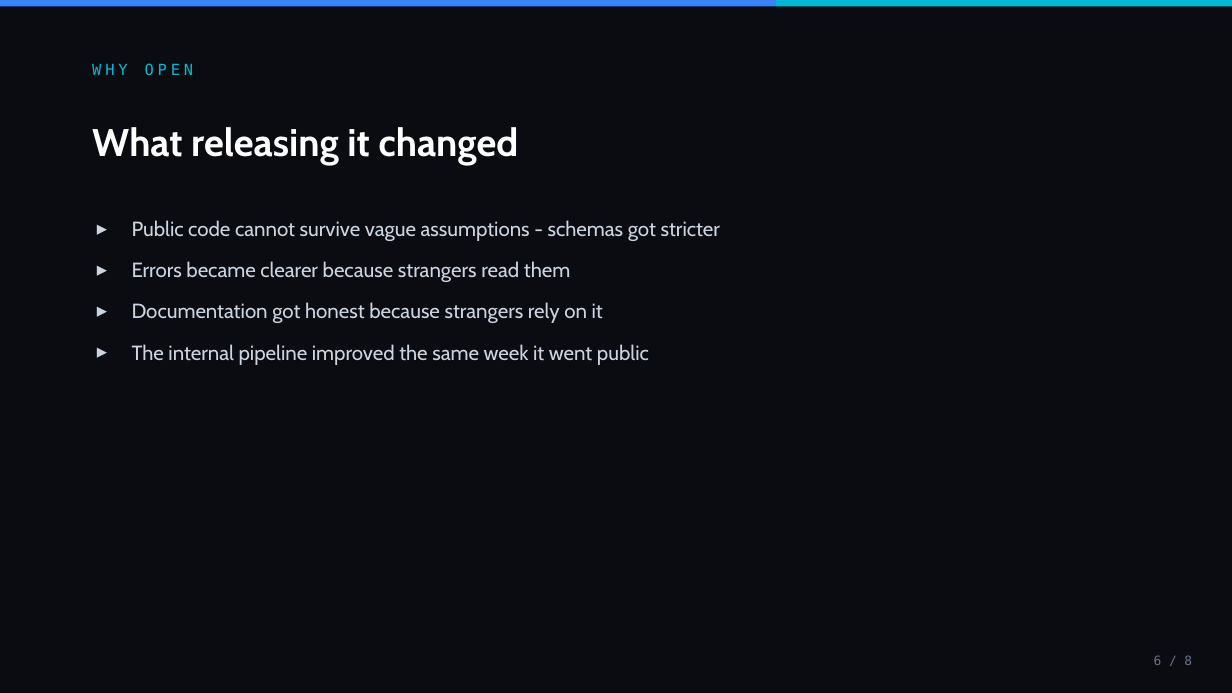
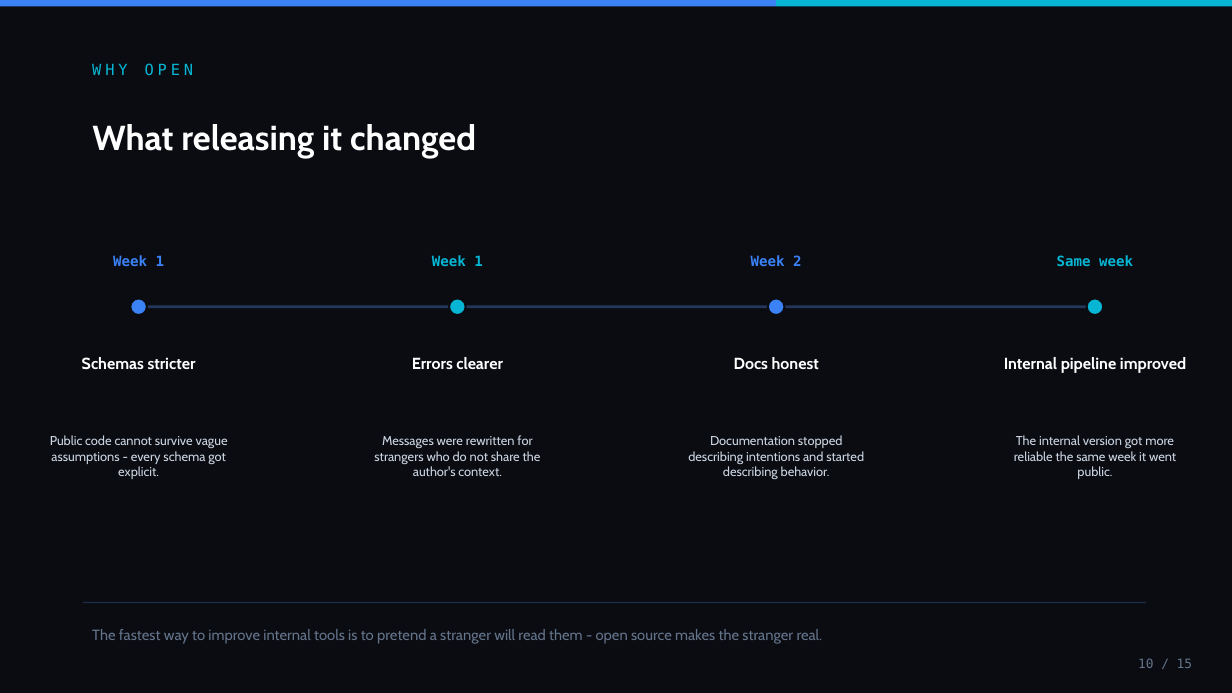
Before and after one commit to rezalianvatiady/rezalianvatiady.github.io, a slide deck: slide 10 of decks/odis.pptx (slide 6 before the commit). Drawn at 1232x693 pixels with LibreOffice and Linux fonts; fonts in the diff are those of the drawing. Boxes give left, top, right and bottom in pixels: in the first picture for what was removed or moved away, otherwise in the second. Text is boxed around its words. In the diff, an @@ line names an element or a change of style, - is before the commit and + after.

```diff
--- a/decks/odis.pptx
+++ b/decks/odis.pptx
@@ text "What releasing it changed" at [92,124,476,158]: size 30 to 27 pt @@
@@ text removed at [132,220,720,365] @@
-▸ Public code cannot survive vague assumptions - schemas got stricter
-▸ Errors became clearer because strangers read them
-▸ Documentation got honest because strangers rely on it
-▸ The internal pipeline improved the same week it went public
@@ text added at [113,255,164,267], 11 pt, text #3B82F6, bold @@
+Week 1
@@ text added at [432,255,482,266], 11 pt, text #06B6D4, bold @@
+Week 1
@@ text added at [751,255,801,267], 11 pt, text #3B82F6, bold @@
+Week 2
@@ text added at [1057,255,1133,266], 11 pt, text #06B6D4, bold @@
+Same week
@@ ellipse added at [130,299,147,315], fill #3B82F6, outline #0A0C12 1.5 pt @@
@@ ellipse added at [449,299,466,315], fill #06B6D4, outline #0A0C12 1.5 pt @@
@@ ellipse added at [768,299,785,315], fill #3B82F6, outline #0A0C12 1.5 pt @@
@@ ellipse added at [1087,299,1104,315], fill #06B6D4, outline #0A0C12 1.5 pt @@
@@ line added from (139, 307) to (1095, 307), #24365A 2 pt @@
@@ text added at [82,357,196,370], 12.5 pt, text #FFFFFF, bold @@
+Schemas stricter
@@ text added at [412,357,503,369], 12.5 pt, text #FFFFFF, bold @@
+Errors clearer
@@ text added at [734,357,819,369], 12.5 pt, text #FFFFFF, bold @@
+Docs honest
@@ text added at [1004,357,1186,373], 12.5 pt, text #FFFFFF, bold @@
+Internal pipeline improved
@@ text added at [50,435,228,479], 10 pt, text #CBD5E1 @@
+Public code cannot survive vague assumptions - every schema got explicit.
@@ text added at [374,435,541,476], 10 pt, text #CBD5E1 @@
+Messages were rewritten for strangers who do not share the author's context.
@@ text added at [688,435,864,479], 10 pt, text #CBD5E1 @@
+Documentation stopped describing intentions and started describing behavior.
@@ text added at [1014,435,1176,479], 10 pt, text #CBD5E1 @@
+The internal version got more reliable the same week it went public.
@@ line added from (83, 603) to (1146, 603), #1E2D45 1 pt @@
@@ text added at [92,629,823,644], 11.5 pt, text #64748B @@
+The fastest way to improve internal tools is to pretend a stranger will read them - open source makes the stranger real.
@@ text added at [1138,658,1192,668], 10 pt, text #64748B @@
+10 / 15
@@ text removed at [1154,655,1192,665] @@
-6 / 8
```
Also in this commit, not shown: 7 other slides changed, 7 slides added, 14 other files.
